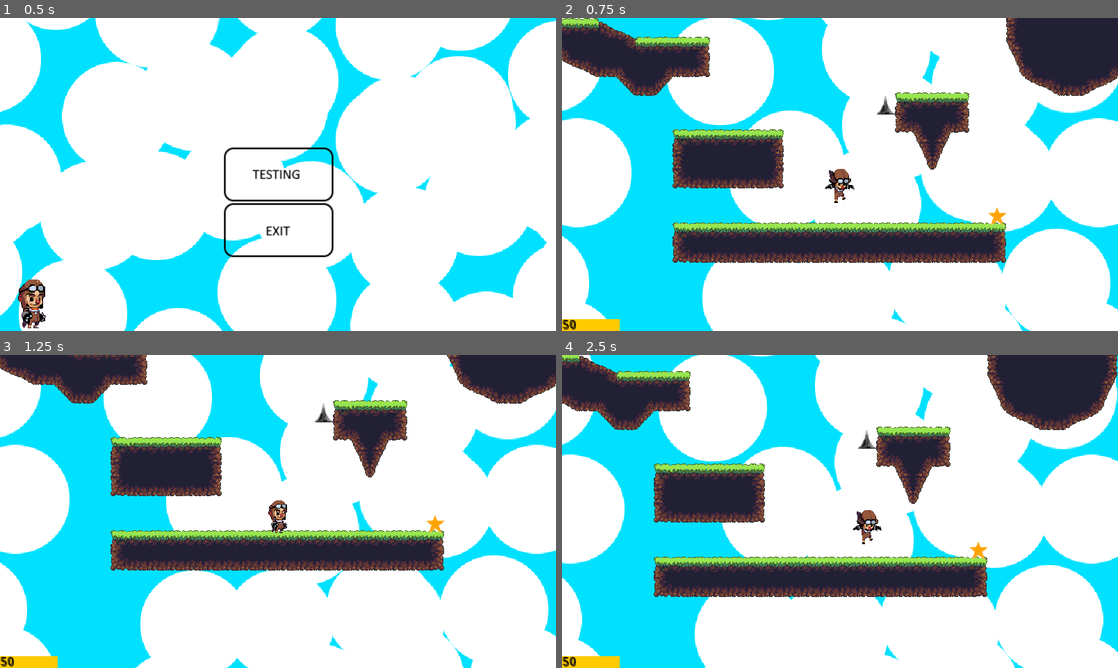
Above: before the commit, frames 1-4 (two rows, left to right).
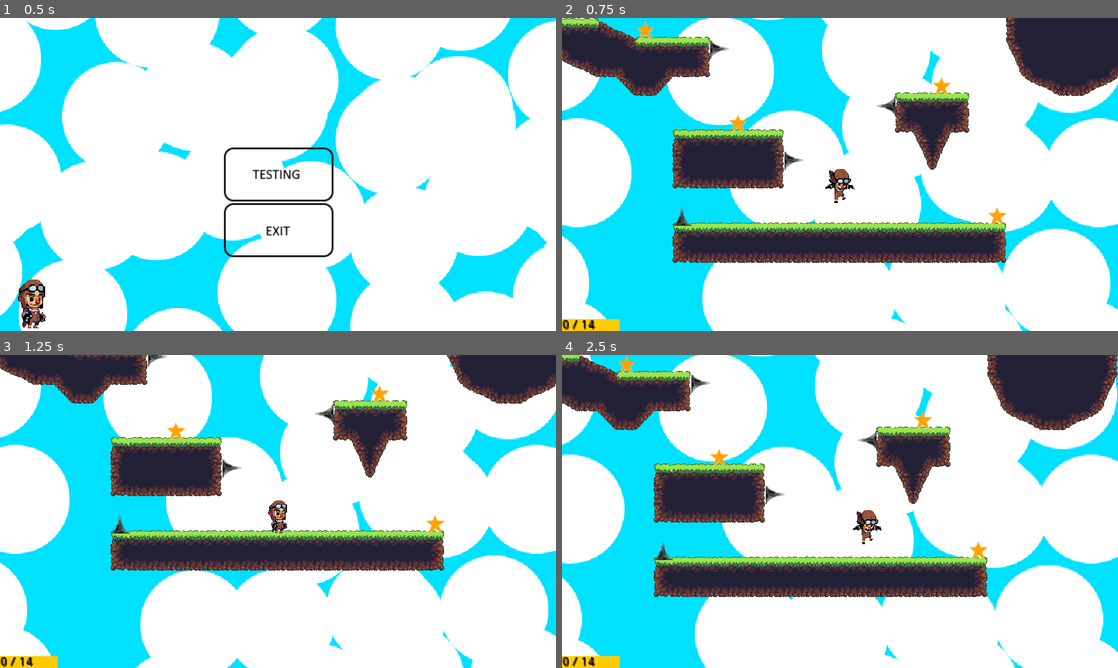
Above: after the commit, the same moments.

Repository: OliverMead/PlatformerGame_Personal
Game: Godot game, scene res://MainMenu.tscn
The game is run twice, just before and just after one commit, with the same random seed, the same clock (stepped at 60 frames per second) and the same inputs.
Inputs (mouse positions are in pixels of both pictures, inside the frame that each line leads up to):
- Up to frame 1 (0.5 s): no input
- Up to frame 2 (0.75 s): click (840, 174) at 0.5 s
- Up to frame 3 (1.25 s): no input
- Up to frame 4 (2.5 s): tap Enter (ui_accept) at 1.25, 1.35, 1.52, 1.82, 2.27, 2.3 s; hold Right (ui_right) from 1.28 s (still down); tap Q at 2.1 s

Frame 1 is identical in both runs. In frame 2, 0.8% of the frame differs, in the area x 0-70%, y 1-100%; in frame 3, 0.6%; in frame 4, 0.8%.

Commit message:
disabled star collision after the star is collected

Diff:
--- /dev/null
+++ b/HUD.gd
@@ -0,0 +1,11 @@
+extends CanvasLayer
+
+onready var textNode = get_node("ColorRect/RichTextLabel")
+onready var world = get_parent()
+onready var playerNode = world.get_node("Player")
+
+func _ready():
+	pass
+
+func _process(delta):
+	textNode.text = str(playerNode.starCount) + " / " + str(world.starNum)
--- /dev/null
+++ b/Player.tscn
@@ -0,0 +1,84 @@
+[gd_scene load_steps=15 format=2]
+
+[ext_resource path="res://KinematicBody2D.gd" type="Script" id=1]
+[ext_resource path="res://Sprites/Player/Idle0.png" type="Texture" id=2]
+[ext_resource path="res://Sprites/Player/Jump0.png" type="Texture" id=3]
+[ext_resource path="res://Sprites/Player/Jump1.png" type="Texture" id=4]
+[ext_resource path="res://Sprites/Player/Run0.png" type="Texture" id=5]
+[ext_resource path="res://Sprites/Player/Run1.png" type="Texture" id=6]
+[ext_resource path="res://Sprites/Player/Run2.png" type="Texture" id=7]
+[ext_resource path="res://Sprites/Player/Run3.png" type="Texture" id=8]
+[ext_resource path="res://Sprites/Player/Run4.png" type="Texture" id=9]
+[ext_resource path="res://Sprites/Player/Run7.png" type="Texture" id=10]
+[ext_resource path="res://Sprites/Player/Jump4.png" type="Texture" id=11]
+[ext_resource path="res://Sprites/Player/Jump3.png" type="Texture" id=12]
+
+[sub_resource type="SpriteFrames" id=1]
+
+animations = [ {
+"frames": [ ExtResource( 2 ) ],
+"loop": true,
+"name": "Idle",
+"speed": 5.0
+}, {
+"frames": [ ExtResource( 3 ) ],
+"loop": true,
+"name": "Jump",
+"speed": 5.0
+}, {
+"frames": [ ExtResource( 4 ) ],
+"loop": true,
+"name": "Floating",
+"speed": 5.0
+}, {
+"frames": [ ExtResource( 5 ), ExtResource( 6 ), ExtResource( 7 ), ExtResource( 8 ), ExtResource( 9 ), ExtResource( 10 ) ],
+"loop": true,
+"name": "Run",
+"speed": 15.0
+}, {
+"frames": [ ExtResource( 11 ) ],
+"loop": true,
+"name": "Fall",
+"speed": 5.0
+}, {
+"frames": [ ExtResource( 12 ) ],
+"loop": true,
+"name": "Dead",
+"speed": 5.0
+} ]
+
+[sub_resource type="CapsuleShape2D" id=2]
+
+radius = 17.8346
+
+[node name="Player" type="KinematicBody2D"]
+position = Vector2( 320, 192 )
+z_index = 1
+script = ExtResource( 1 )
+__meta__ = {
+"_edit_group_": true
+}
+
+[node name="Sprite" type="AnimatedSprite" parent="."]
+frames = SubResource( 1 )
+animation = "Idle"
+playing = true
+__meta__ = {
+"_edit_group_": true
+}
+
+[node name="CollisionShape2D" type="CollisionShape2D" parent="."]
+position = Vector2( 0, 3 )
+shape = SubResource( 2 )
+__meta__ = {
+"_edit_group_": true
+}
+
+[node name="Camera2D" type="Camera2D" parent="."]
+current = true
+zoom = Vector2( 1.5, 1.5 )
+limit_smoothed = true
+smoothing_enabled = true
+__meta__ = {
+"_edit_group_": true
+}
--- a/Star.gd
+++ b/Star.gd
@@ -11,6 +11,8 @@
 		print("HIT STAR")
 		object.starCount += 1
 		print(object.starCount)
+		visible = false
+		$Area2D/CollisionShape2D.disabled = true
 	else:
 		pass
 	pass
--- a/World.gd
+++ b/World.gd
@@ -1,6 +1,6 @@
 extends Node2D
 
-const starNum = 1
+const starNum = 14
 
 func _ready():
 	set_process(true)
@@ -9,3 +9,9 @@
 func _process(delta):
 	if Input.is_action_pressed("ui_cancel") or Input.is_key_pressed(KEY_Q):
 		get_tree().change_scene("res://MainMenu.tscn")
+	if $Player.starCount == starNum:
+		# you won
+		pass
+	if $Player.lives == 0:
+		# you died
+		pass
--- a/World.tscn
+++ b/World.tscn
@@ -1,60 +1,12 @@
-[gd_scene load_steps=20 format=2]
+[gd_scene load_steps=8 format=2]
 
 [ext_resource path="res://World.gd" type="Script" id=1]
 [ext_resource path="res://background.png" type="Texture" id=2]
-[ext_resource path="res://KinematicBody2D.gd" type="Script" id=3]
-[ext_resource path="res://Sprites/Player/Idle0.png" type="Texture" id=4]
-[ext_resource path="res://Sprites/Player/Jump0.png" type="Texture" id=5]
-[ext_resource path="res://Sprites/Player/Jump1.png" type="Texture" id=6]
-[ext_resource path="res://Sprites/Player/Run0.png" type="Texture" id=7]
-[ext_resource path="res://Sprites/Player/Run1.png" type="Texture" id=8]
-[ext_resource path="res://Sprites/Player/Run2.png" type="Texture" id=9]
-[ext_resource path="res://Sprites/Player/Run3.png" type="Texture" id=10]
-[ext_resource path="res://Sprites/Player/Run4.png" type="Texture" id=11]
-[ext_resource path="res://Sprites/Player/Run7.png" type="Texture" id=12]
-[ext_resource path="res://Sprites/Player/Jump4.png" type="Texture" id=13]
-[ext_resource path="res://Sprites/Player/Jump3.png" type="Texture" id=14]
-[ext_resource path="res://JungleDirtTileSet.tres" type="TileSet" id=15]
-[ext_resource path="res://Star.tscn" type="PackedScene" id=16]
-[ext_resource path="res://Spike.tscn" type="PackedScene" id=17]
-
-[sub_resource type="SpriteFrames" id=1]
-
-animations = [ {
-"frames": [ ExtResource( 4 ) ],
-"loop": true,
-"name": "Idle",
-"speed": 5.0
-}, {
-"frames": [ ExtResource( 5 ) ],
-"loop": true,
-"name": "Jump",
-"speed": 5.0
-}, {
-"frames": [ ExtResource( 6 ) ],
-"loop": true,
-"name": "Floating",
-"speed": 5.0
-}, {
-"frames": [ ExtResource( 7 ), ExtResource( 8 ), ExtResource( 9 ), ExtResource( 10 ), ExtResource( 11 ), ExtResource( 12 ) ],
-"loop": true,
-"name": "Run",
-"speed": 15.0
-}, {
-"frames": [ ExtResource( 13 ) ],
-"loop": true,
-"name": "Fall",
-"speed": 5.0
-}, {
-"frames": [ ExtResource( 14 ) ],
-"loop": true,
-"name": "Dead",
-"speed": 5.0
-} ]
-
-[sub_resource type="CapsuleShape2D" id=2]
-
-radius = 17.8346
+[ext_resource path="res://Player.tscn" type="PackedScene" id=3]
+[ext_resource path="res://JungleDirtTileSet.tres" type="TileSet" id=4]
+[ext_resource path="res://HUD.gd" type="Script" id=5]
+[ext_resource path="res://Star.tscn" type="PackedScene" id=6]
+[ext_resource path="res://Spike.tscn" type="PackedScene" id=7]
 
 [node name="World" type="Node2D"]
 script = ExtResource( 1 )
@@ -77,42 +29,11 @@
 region_enabled = true
 region_rect = Rect2( 0, 0, 12288, 12288 )
 
-[node name="Player" type="KinematicBody2D" parent="."]
-position = Vector2( 320, 192 )
-z_index = 1
-script = ExtResource( 3 )
-__meta__ = {
-"_edit_group_": true
-}
-
-[node name="Sprite" type="AnimatedSprite" parent="Player"]
-frames = SubResource( 1 )
-animation = "Idle"
-playing = true
-__meta__ = {
-"_edit_group_": true
-}
-
-[node name="CollisionShape2D" type="CollisionShape2D" parent="Player"]
-position = Vector2( 0, 3 )
-scale = Vector2( 1, 1 )
-shape = SubResource( 2 )
-__meta__ = {
-"_edit_group_": true
-}
-
-[node name="Camera2D" type="Camera2D" parent="Player"]
-current = true
-zoom = Vector2( 1.5, 1.5 )
-limit_smoothed = true
-smoothing_enabled = true
-__meta__ = {
-"_edit_group_": true
-}
+[node name="Player" parent="." instance=ExtResource( 3 )]
 
 [node name="TileMap" type="TileMap" parent="."]
 position = Vector2( -1, 0 )
-tile_set = ExtResource( 15 )
+tile_set = ExtResource( 4 )
 cell_size = Vector2( 32, 32 )
 collision_friction = 0.0
 collision_bounce = 1.0
@@ -120,6 +41,7 @@
 tile_data = PoolIntArray( -1769451, 12, 0, -1769450, 14, 0, -1703920, 12, 0, -1703919, 13, 0, -1703918, 13, 0, -1703917 …(6479 unchanged characters)…
 
 [node name="CanvasLayer" type="CanvasLayer" parent="."]
+script = ExtResource( 5 )
 
 [node name="ColorRect" type="ColorRect" parent="CanvasLayer"]
 margin_top = 346.0
@@ -136,6 +58,81 @@
 meta_underlined = false
 text = "50"
 
-[node name="Star" parent="." instance=ExtResource( 16 )]
+[node name="Star" parent="." instance=ExtResource( 6 )]
 
-[node name="Spike" parent="." instance=ExtResource( 17 )]
+[node name="Star2" parent="." instance=ExtResource( 6 )]
+position = Vector2( 672, -128 )
+
+[node name="Star3" parent="." instance=ExtResource( 6 )]
+position = Vector2( 128, 96 )
+
+[node name="Star4" parent="." instance=ExtResource( 6 )]
+position = Vector2( 480, 32 )
+
+[node name="Star5" parent="." instance=ExtResource( 6 )]
+position = Vector2( 384, -320 )
+
+[node name="Star6" parent="." instance=ExtResource( 6 )]
+position = Vector2( 143.539, -480 )
+
+[node name="Star7" parent="." instance=ExtResource( 6 )]
+position = Vector2( -1, -288 )
+
+[node name="Star8" parent="." instance=ExtResource( 6 )]
+position = Vector2( -32, -64 )
+
+[node name="Star9" parent="." instance=ExtResource( 6 )]
+position = Vector2( -448, -256 )
+
+[node name="Star10" parent="." instance=ExtResource( 6 )]
+position = Vector2( -288, -448 )
+
+[node name="Star11" parent="." instance=ExtResource( 6 )]
+position = Vector2( -352, -640 )
+
+[node name="Star12" parent="." instance=ExtResource( 6 )]
+position = Vector2( 32, -672 )
+
+[node name="Star13" parent="." instance=ExtResource( 6 )]
+position = Vector2( 288, -704 )
+
+[node name="Star14" parent="." instance=ExtResource( 6 )]
+position = Vector2( 704, -864 )
+
+[node name="Spike" parent="." instance=ExtResource( 7 )]
+position = Vector2( 384, 96 )
+rotation = -1.5708
+
+[node name="Spike11" parent="." instance=ExtResource( 7 )]
+position = Vector2( -64, -608 )
+rotation = -1.5708
+
+[node name="Spike2" parent="." instance=ExtResource( 7 )]
+position = Vector2( 256, 160 )
+rotation = 1.5708
+
+[node name="Spike10" parent="." instance=ExtResource( 7 )]
+position = Vector2( -288, -576 )
+rotation = 1.5708
+
+[node name="Spike3" parent="." instance=ExtResource( 7 )]
+position = Vector2( 128, -32 )
+rotation = 1.5708
+
+[node name="Spike4" parent="." instance=ExtResource( 7 )]
+position = Vector2( 768, -128 )
+
+[node name="Spike5" parent="." instance=ExtResource( 7 )]
+position = Vector2( 32, 256 )
+
+[node name="Spike6" parent="." instance=ExtResource( 7 )]
+position = Vector2( -512, -256 )
+
+[node name="Spike8" parent="." instance=ExtResource( 7 )]
+position = Vector2( 96, -480 )
+
+[node name="Spike9" parent="." instance=ExtResource( 7 )]
+position = Vector2( 448, -704 )
+
+[node name="Spike7" parent="." instance=ExtResource( 7 )]
+position = Vector2( -192, -96 )
